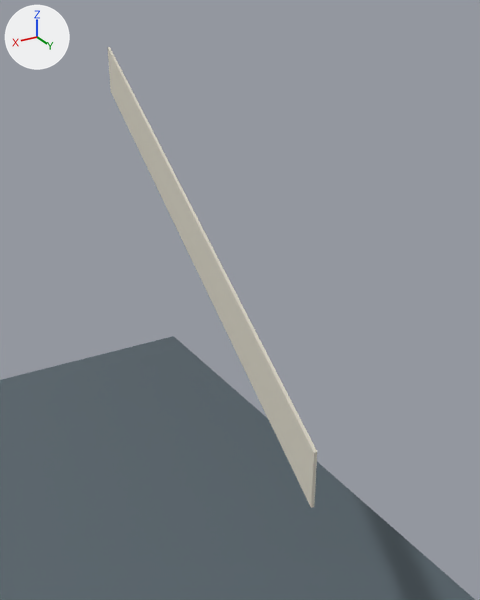
The glTF model app/modelos/b/isquios_toalla.glb, before and after one commit.
Camera for both pictures: a 50 mm lens placed at (0.316, 0.468, 0.737), pointed at (-0.1, -0.226, 0.39). Every picture has the same lights, and +X, +Y and +Z are marked at upper left. The picture after the commit comes second. Where no turn or scale is listed for an object, it has been applied to the vertices.

In view in the first picture: 'banda_cinta', 'esterilla'.
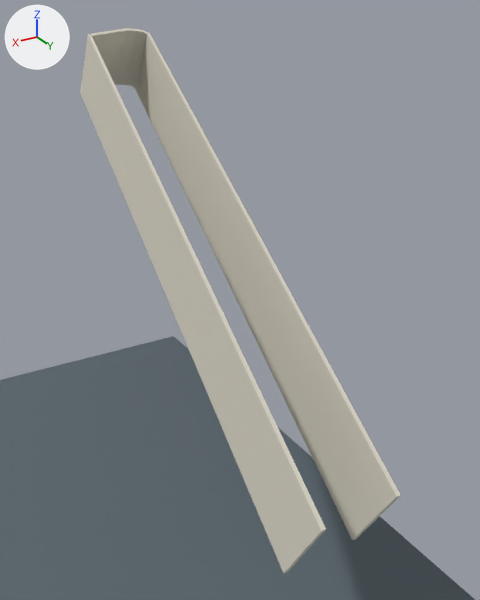
Boxes [x1, y1, x2, y2] around the edits, measured in the pictures (480 x 600 px):
'toalla_cinta', added (pale yellow): after [80, 28, 401, 573]
'banda_cinta', deleted: before [108, 47, 317, 508]

Diff of the bpy script that builds the scene:
```diff
--- a/app/modelos/b/isquios_toalla.glb.py
+++ b/app/modelos/b/isquios_toalla.glb.py
@@ me_toalla @@
+me_toalla.from_pydata(...)  # 244 vertices, 484 faces; spans x -0.154..0.017, y -0.674..0.108, z 0.218..0.716
+me_toalla.materials.append(mat_prop_towel)  # pale yellow #dbd6c7
@@ ob_banda_cinta @@
-ob_banda_cinta = bpy.data.objects.new('banda_cinta', me_banda)
-ob_banda_cinta.location = (0.0, 0.0, 0.0)
@@ ob_toalla_cinta @@
+ob_toalla_cinta = bpy.data.objects.new('toalla_cinta', me_toalla)
+ob_toalla_cinta.location = (0.0, 0.0, 0.0)
```
